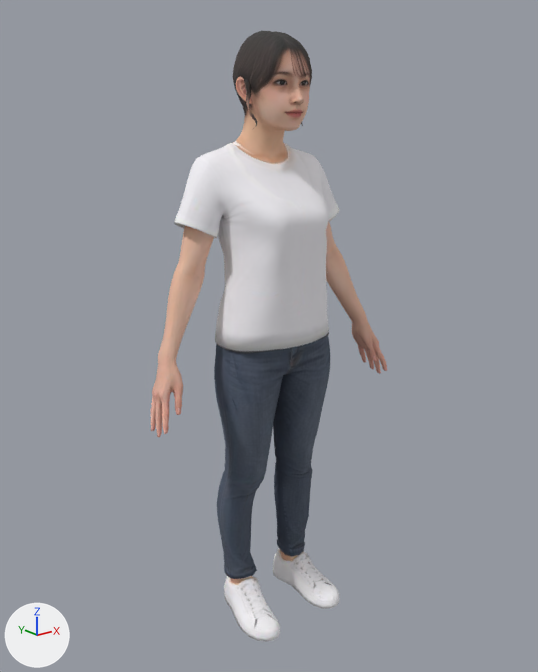
Before and after pictures for a commit that changed the glTF model models/asia-casual-woman.glb.
Both versions are drawn from a camera (50 mm lens) standing at (-0.761, -0.936, 0.895) and looking at (-0.005, 0.01, 0.517). Lighting does not change. The marker at lower left points along +X, +Y and +Z. The picture after the commit comes second. Vertices at exactly the same position are counted once.

Names of what the first picture shows: 'tripo_node_35dde564-aecc-488b-bd6b-e52e979f1e09'.
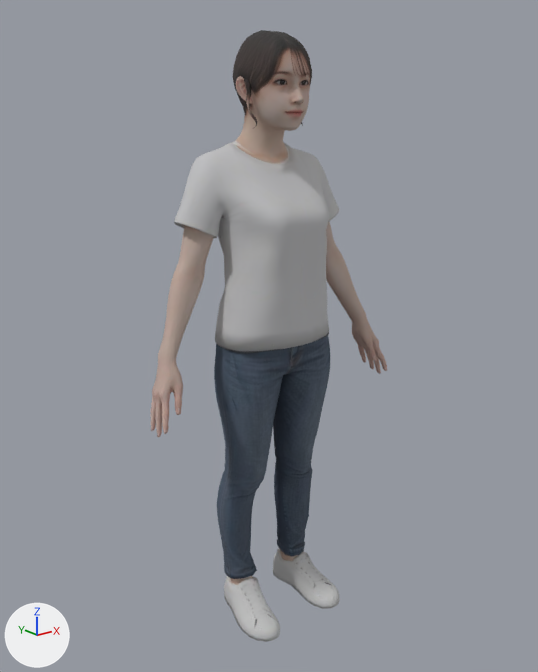
Where the newer file only moved an object's origin or applied its transform, the numbers keep the older frame.

The change, as a diff of the scene's bpy script:
```diff
--- a/models/asia-casual-woman.glb.py
+++ b/models/asia-casual-woman.glb.py
@@ img_image_0 @@
+img_image_0 = load_image('Image_0', '_unpacked/Image_0', 1024, 1024, 'sRGB')
@@ mat_tripo_mat_bbfb9c38 @@
+mat_tripo_mat_bbfb9c38 = principled_material('tripo_mat_bbfb9c38')
+mat_tripo_mat_bbfb9c38.texture = img_image_0
+mat_tripo_mat_bbfb9c38.roughness = 0.9
@@ me_tripo_mesh_35dde564_aecc_488b_bd6b_e52e979f1e09 @@
 # used by ob_tripo_node_35dde564_aecc_488b_bd6b_e52e979f1e09; location = (0.0, 0.0, 0.0)
-me_tripo_mesh_35dde564_aecc_488b_bd6b_e52e979f1e09.from_pydata(...)  # 4850 vertices, 9568 faces; spans x -0.242..0.242, y -0.096..0.096, z 0.0..1.0
+me_tripo_mesh_35dde564_aecc_488b_bd6b_e52e979f1e09.from_pydata(...)  # 4850 vertices, 9568 faces; spans x -0.243..0.243, y -0.096..0.096, z 0.0..1.0
+# me_tripo_mesh_35dde564_aecc_488b_bd6b_e52e979f1e09 part 1
+# 29 vertices are removed from x -0.239..0.242, y -0.031..0.018, z 0.417..0.442
+# 155 faces are deleted
+# 13 vertices move within x -0.235..0.242, y -0.032..0.016, z 0.418..0.443
+# 29 vertices are added at x -0.239..0.242, y -0.032..0.018, z 0.418..0.444
+# 155 new faces join them
+# me_tripo_mesh_35dde564_aecc_488b_bd6b_e52e979f1e09 part 2: 9302 kept faces spanning x -0.243..0.243, y -0.096..0.096, z 0.0..1.0 get new texture (UV) coordinates
+# me_tripo_mesh_35dde564_aecc_488b_bd6b_e52e979f1e09 part 3: 9376 faces spanning x -0.243..0.243, y -0.096..0.096, z 0.0..1.0 switch from mat_tripo_mat_35dde564_aecc_488b_bd6b_e52e979f1e09 (picture img_asia_casual_woman_basecolor) to mat_tripo_mat_bbfb9c38 (picture img_image_0)
+# other edits to the shape of me_tripo_mesh_35dde564_aecc_488b_bd6b_e52e979f1e09 do not show in these pictures
```

Where the change shows, as pixel boxes (x1, y1, x2, y2) in the pictures (538 x 672 px; the box of a moved part takes in the faces that stretch with it):
'tripo_node_35dde564-aecc-488b-bd6b-e52e979f1e09', reshaped: before (151, 31, 387, 642); after (150, 30, 387, 642)
part 1 of me_tripo_mesh_35dde564_aecc_488b_bd6b_e52e979f1e09, moved or reshaped: before (152, 358, 375, 428); after (152, 358, 375, 427)
part 2 of me_tripo_mesh_35dde564_aecc_488b_bd6b_e52e979f1e09, surface changed: (151, 31, 387, 642) in both
part 3 of me_tripo_mesh_35dde564_aecc_488b_bd6b_e52e979f1e09, recoloured: (151, 31, 387, 642) in both
